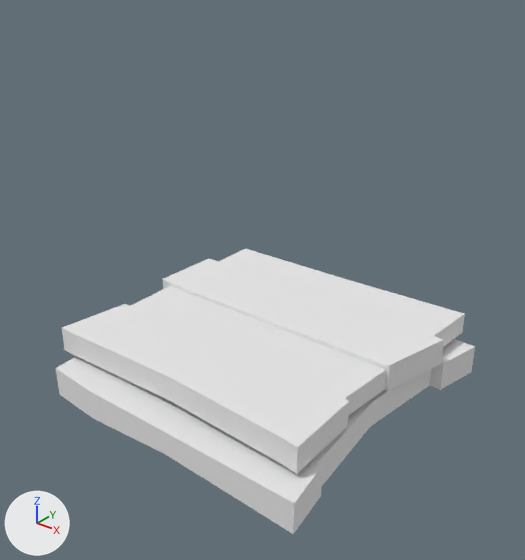
Two versions of the OBJ model Graduation_Game/Assets/Objects_fbx/jackBox.obj, one commit apart.
The view is the same before and after, from a camera (50 mm lens) standing at (7.24, -8.99, 7.22) and looking at (0.41, -0.46, 1.93). Lighting does not change. The marker at lower left points along +X, +Y and +Z. Where no turn or scale is listed for an object, it has been applied to the vertices.

In view in the first picture: 'jackBox'.
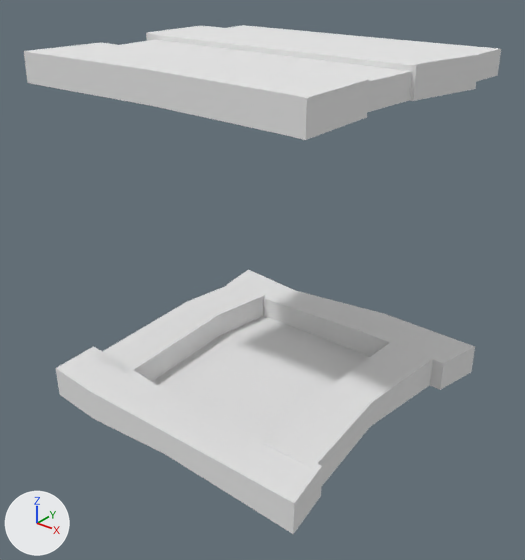
Location of each change, (x1, y1, x2, y2) in pixels of the pictures (525 x 560 px; the box of a moved part takes in the faces that stretch with it):
```json
{"object": "jackBox", "change": "reshaped", "before": [56, 249, 475, 534], "after": [24, 25, 501, 534], "on screen": "14% wider, 78% taller"}
{"part": 1, "of": "me_jackbox", "change": "moved or reshaped", "before": [62, 249, 465, 474], "after": [24, 25, 501, 140]}
```

Scene script edits in JSON lines:
```json
{"block": "me_jackbox", "where": "me_jackbox.from_pydata(...)  # 130 vertices, 118 faces; spans x -2.59..3.09, y -2.9..2.62, z -0.28..0.85"}
{"block": "me_jackbox", "where": "# used by ob_jackbox; location = (0.0, 0.0, 0.0)"}
{"block": "me_jackbox", "change": "me_jackbox part 1: the loose piece of 66 vertices spanning x -2.59..2.92, y -2.48..2.62, z 0.37..0.85 is moved by (0.0, 0.0, 4.72)"}
```
